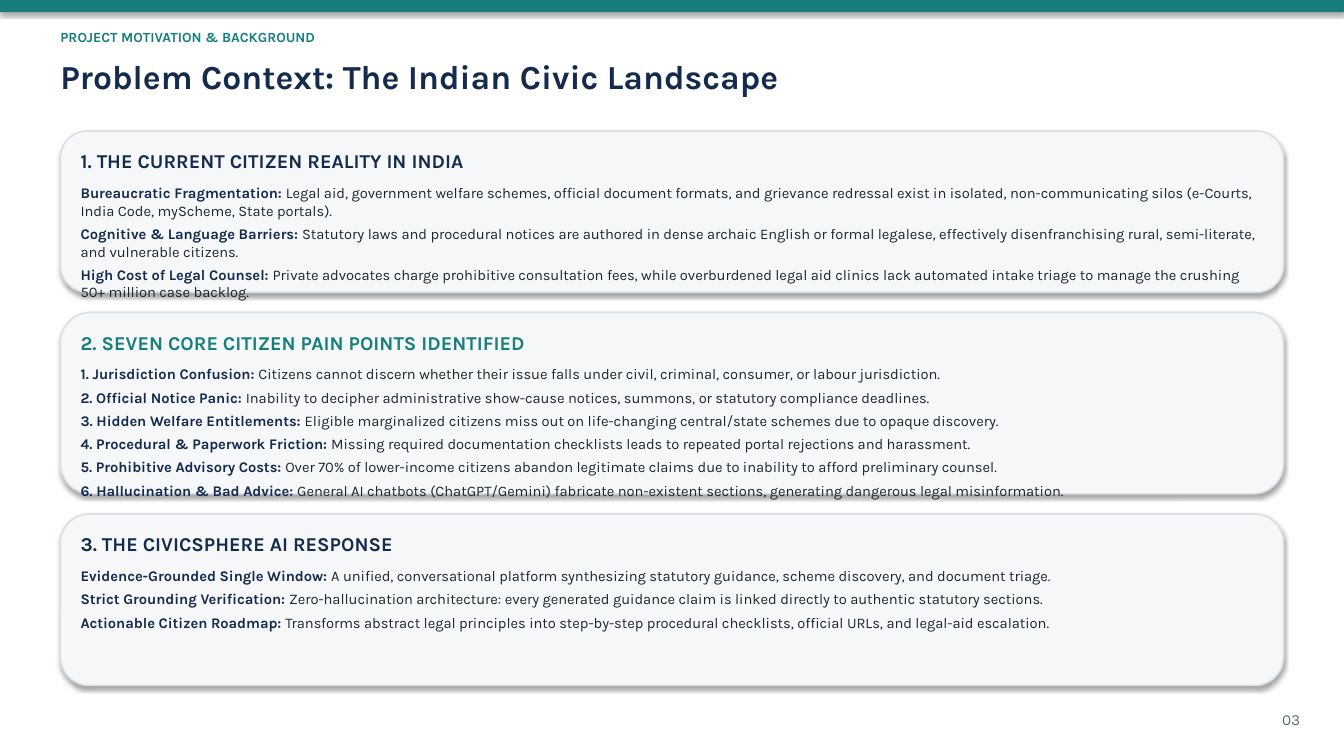
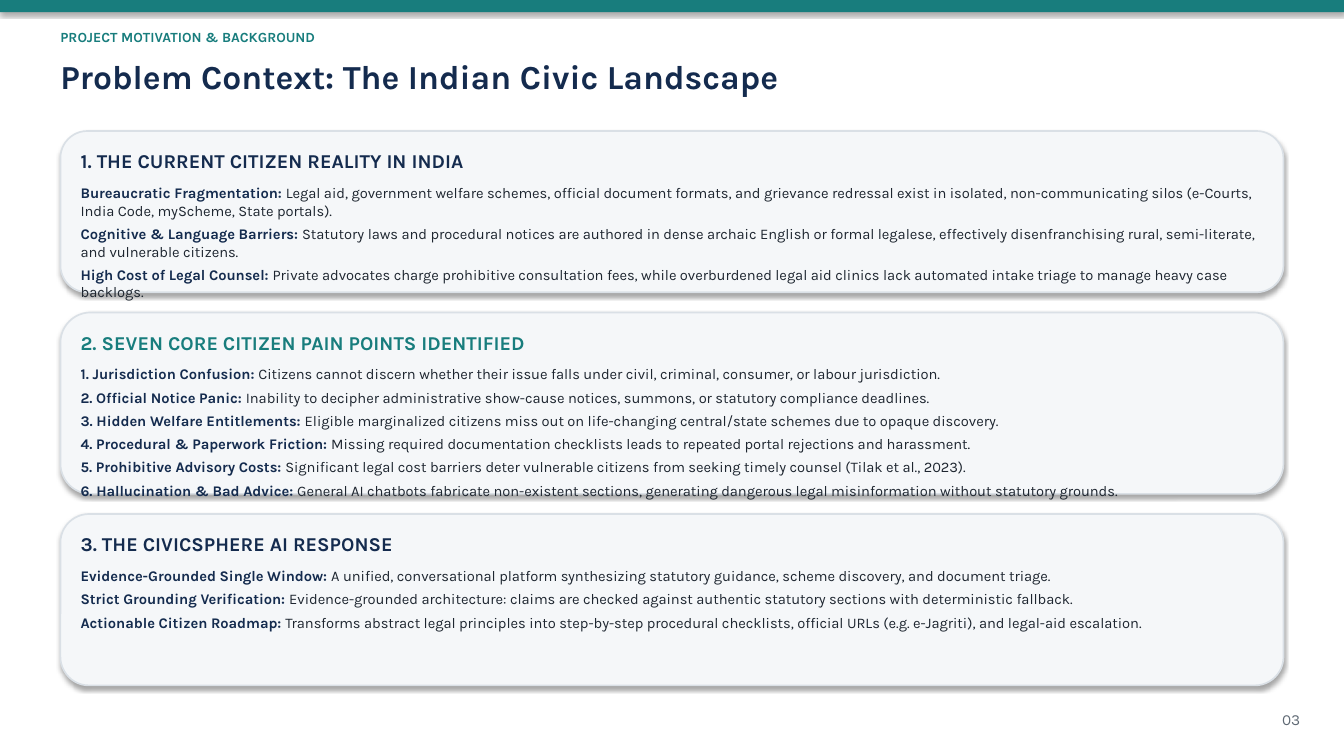
Before and after one commit to DEVANSHSAVLA/Finalyear_MajorProject, a slide deck: slide 3 of docs/review-2-submission/CivicSphere_AI_Review_2_Presentation.pptx. Drawn at 1344x756 pixels with LibreOffice and Linux fonts; fonts in the diff are those of the drawing. Boxes give left, top, right and bottom in pixels: in the first picture for what was removed or moved away, otherwise in the second. Text is boxed around its words. In the diff, an @@ line names an element or a change of style, - is before the commit and + after.

```diff
--- a/docs/review-2-submission/CivicSphere_AI_Review_2_Presentation.pptx
+++ b/docs/review-2-submission/CivicSphere_AI_Review_2_Presentation.pptx
@@ text at [81,269,1227,284]: text changed @@
-High Cost of Legal Counsel: Private advocates charge prohibitive consultation fees, while overburdened legal aid clinics lack automated intake triage to manage the crushing 50+ million case backlog.
+High Cost of Legal Counsel: Private advocates charge prohibitive consultation fees, while overburdened legal aid clinics lack automated intake triage to manage heavy case backlogs.
@@ text at [81,461,1118,500]: text changed @@
-5. Prohibitive Advisory Costs: Over 70% of lower-income citizens abandon legitimate claims due to inability to afford preliminary counsel.
-6. Hallucination & Bad Advice: General AI chatbots (ChatGPT/Gemini) fabricate non-existent sections, generating dangerous legal misinformation.
+5. Prohibitive Advisory Costs: Significant legal cost barriers deter vulnerable citizens from seeking timely counsel (Tilak et al., 2023).
+6. Hallucination & Bad Advice: General AI chatbots fabricate non-existent sections, generating dangerous legal misinformation without statutory grounds.
@@ text at [81,593,1142,632]: text changed @@
-Strict Grounding Verification: Zero-hallucination architecture: every generated guidance claim is linked directly to authentic statutory sections.
-Actionable Citizen Roadmap: Transforms abstract legal principles into step-by-step procedural checklists, official URLs, and legal-aid escalation.
+Strict Grounding Verification: Evidence-grounded architecture: claims are checked against authentic statutory sections with deterministic fallback.
+Actionable Citizen Roadmap: Transforms abstract legal principles into step-by-step procedural checklists, official URLs (e.g. e-Jagriti), and legal-aid escalation.
```
Also in this commit, not shown: 19 other slides changed, 30 other files.
